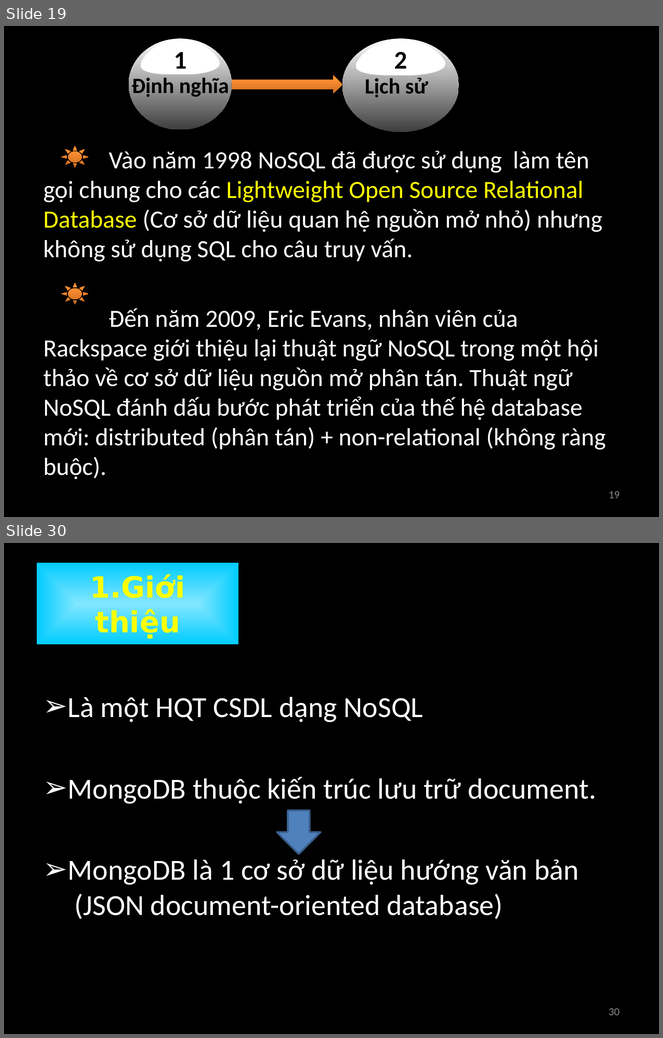
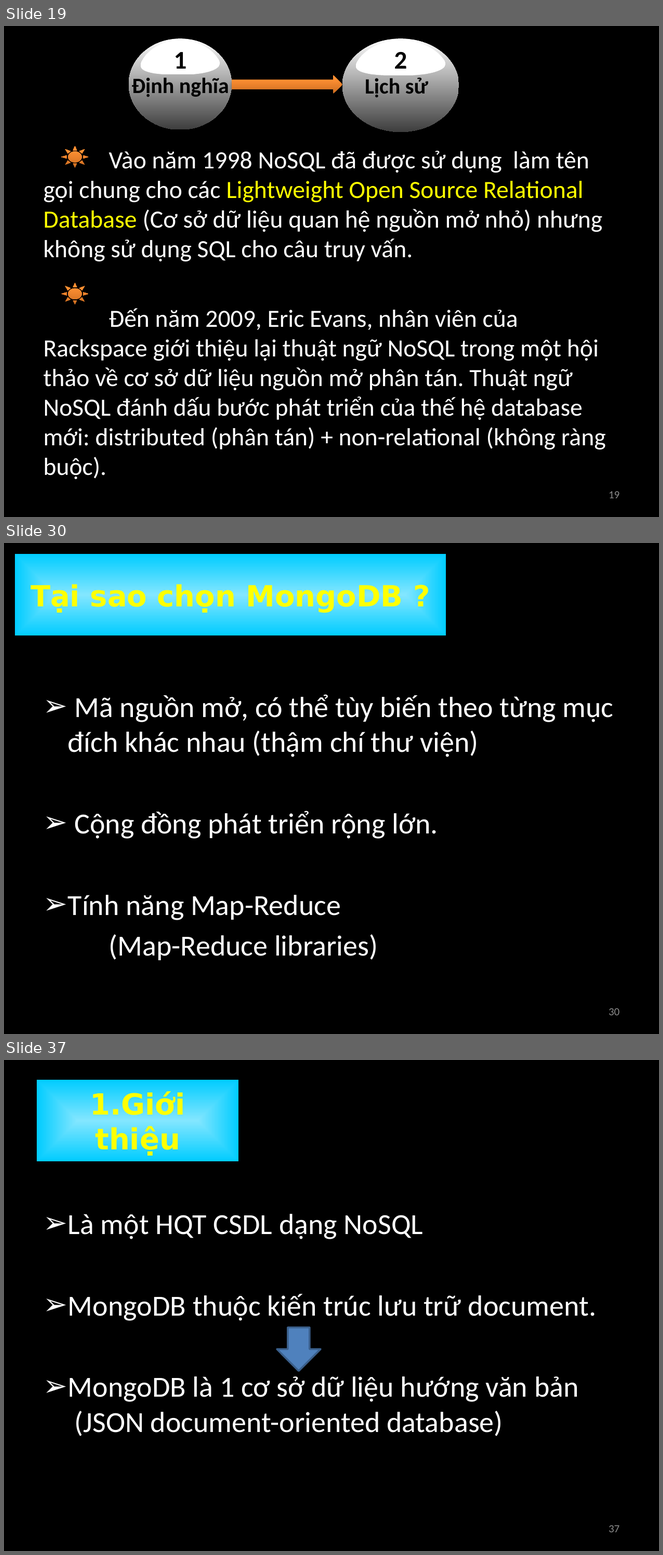
Before and after one commit to nguyenminhthong27/academic-term2-2012-distributed-application-group-21, a slide deck: 0.Seminar MongoDB/Introduction MongoDB.pptx. Shown one above the other, each under a label of ours: slides 19 and 30 before the commit, slides 19, 30 and 37 after it; the slides between them are not shown. The pictures are 663x1038 and 663x1555 pixels, drawn with LibreOffice and Linux fonts; fonts in the diff are those of the drawing. Boxes give left, top, right and bottom in pixels: in the first picture for what was removed or moved away, otherwise in the second. Text is boxed around its words. In the diff, an @@ line names an element or a change of style, - is before the commit and + after.

```diff
--- a/0.Seminar MongoDB/Introduction MongoDB.pptx
+++ b/0.Seminar MongoDB/Introduction MongoDB.pptx
@@ slide 30 added at (x1=4, y1=543, x2=659, y2=1034), background #000000 @@
@@ title added at (x1=15, y1=554, x2=446, y2=636), fill gradient #BFE8FF to #00CCFF, 32 pt, text #FFFF00, bold @@
+Tại sao chọn MongoDB ?
@@ text added at (x1=68, y1=694, x2=614, y2=961), 32 pt, text #FFFFFF @@
+➢ Mã nguồn mở, có thể tùy biến theo từng mục đích khác nhau (thậm chí thư viện)
+➢ Cộng đồng phát triển rộng lớn.
+➢ Tính năng Map-Reduce
+(Map-Reduce libraries)
@@ page number added at (x1=609, y1=1008, x2=620, y2=1016), 12 pt, text #8C8C8C @@
+30
@@ what was slide 30 is now slide 37 @@
@@ page number at (x1=609, y1=1525, x2=620, y2=1533): text changed @@
-30
+37
```
Also in this commit, not shown: 26 slides changed, 28 other slides added, 1 slide removed.
